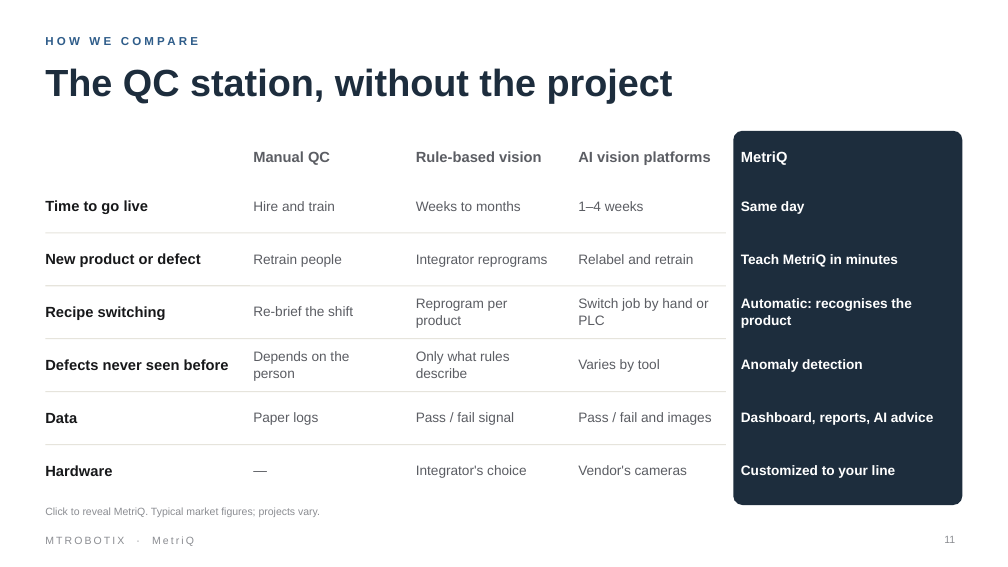
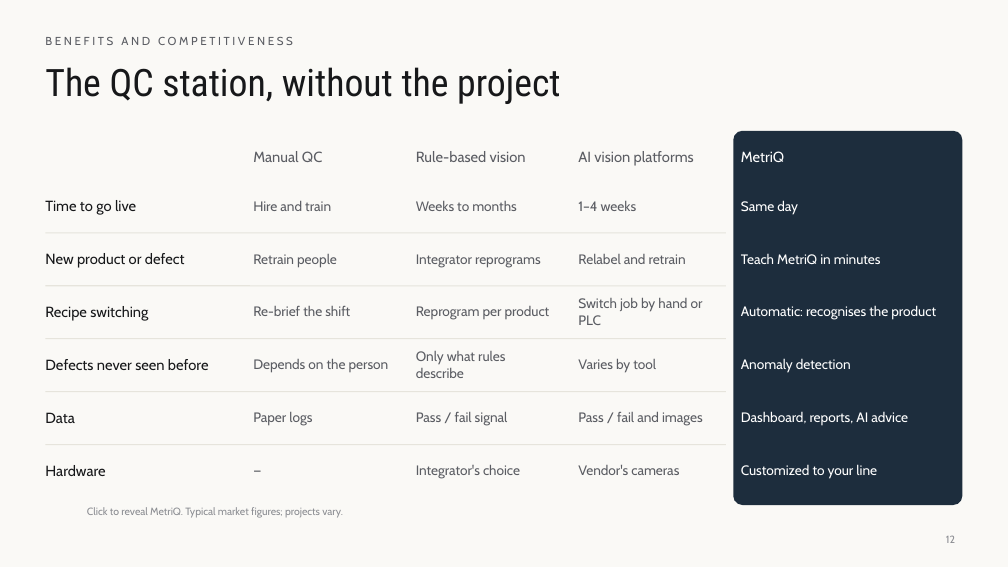
Before and after one commit to MTRobotix/MTR-SOP, a slide deck: slide 12 of content/general/attachments/metriq-pitch-deck.pptx (slide 11 before the commit). Drawn at 1008x567 pixels with LibreOffice and Linux fonts; fonts in the diff are those of the drawing; background and template pictures are left out. Boxes give left, top, right and bottom in pixels: in the first picture for what was removed or moved away, otherwise in the second. Text is boxed around its words. In the diff, an @@ line names an element or a change of style, - is before the commit and + after.

```diff
--- a/content/general/attachments/metriq-pitch-deck.pptx
+++ b/content/general/attachments/metriq-pitch-deck.pptx
@@ background #FFFFFF to #FAF9F6 @@
@@ title "The QC station, without the ..." at (45,67,560,104): font Arial to Roboto Condensed, text colour #1D2D3D to #17181A, bold off @@
@@ text at (45,37,293,45): text changed; font Arial to Cabin; text colour #2F5D8A to #5B5D63; bold off @@
-HOW WE COMPARE
+BENEFITS AND COMPETITIVENESS
@@ font Arial to Cabin in 19 elements at (253,201,331,211), (416,201,517,211), (578,201,636,211), (253,254,337,268), (416,254,541,268), (578,254,686,264), (253,306,350,316), (416,306,550,320), (578,298,703,325), (253,359,389,373), (416,351,505,378), (578,359,656,373), (253,412,312,426), (416,412,508,426), (578,412,703,426), (416,465,520,479), (578,465,679,475), (87,507,343,518), (253,446,393,495) @@
@@ font Arial to Cabin, bold off in 16 elements at (253,151,322,162), (416,151,526,162), (578,151,694,166), (741,151,784,162), (45,200,136,215), (741,200,798,215), (45,253,185,268), (741,254,881,264), (45,306,148,321), (741,305,936,320), (45,359,209,370), (741,358,851,373), (45,412,75,423), (741,411,908,426), (45,465,105,476), (741,464,877,479) @@
@@ text "Click to reveal MetriQ. Typical ...": place and size @@
-text "Click to reveal MetriQ. Typical ..." at (45,507,320,517)
+text "Click to reveal MetriQ. Typical ..." at (87,507,343,518)
@@ text removed at (45,536,194,546) @@
-MTROBOTIX · MetriQ
@@ page number at (946,535,955,543): text changed; font Arial to Cabin @@
-11
+12
```
Also in this commit, not shown: 12 other slides changed, 3 slides added, 1 slide removed, 52 other files.
